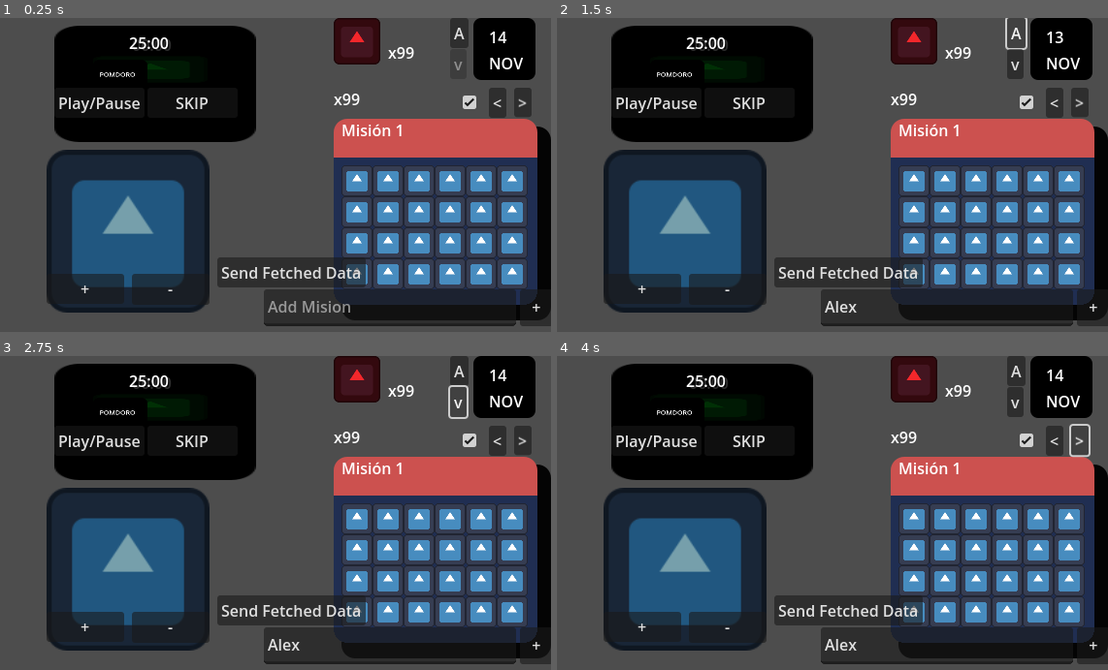
Above: before the commit, frames 1-4 (two rows, left to right).
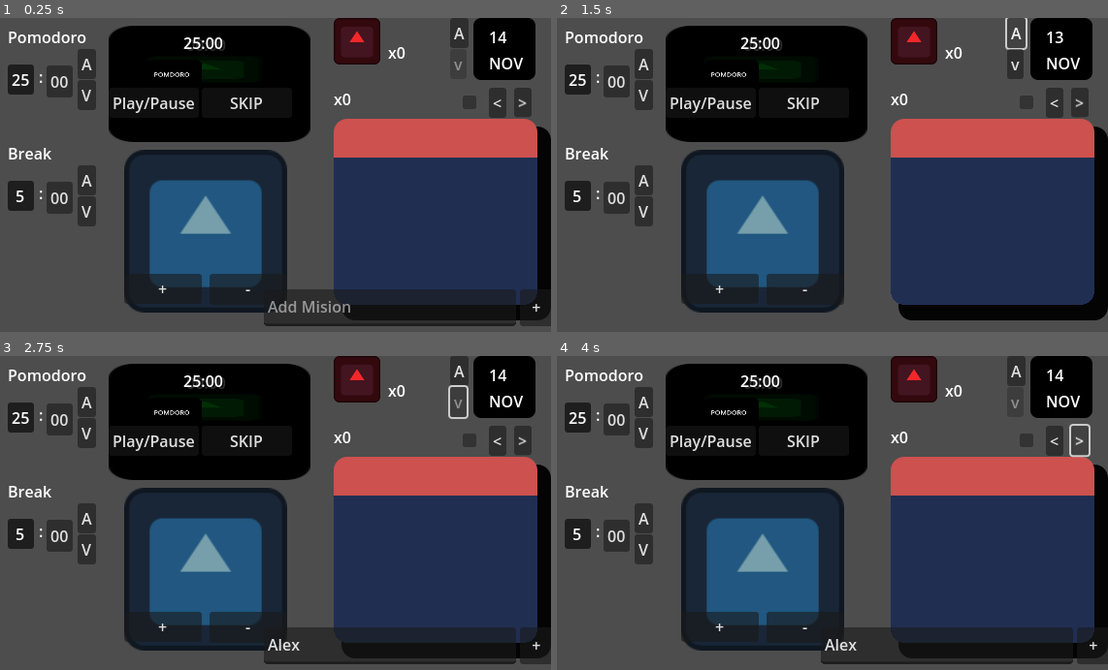
Above: after the commit, the same moments.

Repository: JesusRoberto64/PomoTempo-app
Game: Godot game, scene res://Escenas/Screens/main_screen.tscn
Same seed, same stepped clock (60 frames per second), same inputs: the game is played once before the commit and once after it. The engine's default icon, where the game draws it, is replaced by a stand-in: a white triangle on a blue panel in a dark square.
Inputs (mouse positions are in pixels of both pictures, inside the frame that each line leads up to):
- Up to frame 1 (0.25 s): no input
- Up to frame 2 (1.5 s): click (948, 306) at 0.52 s; type "Alex" at 0.6 s; click "A" at 1.25 s
- Up to frame 3 (2.75 s): click "v" at 2 s
- Up to frame 4 (4 s): click "<" at 2.75 s; click ">" at 3.5 s

The runs differ from the first frame. In frame 1, 36% of the frame differs, in the area x 1-96%, y 2-94%; in frame 2, 40%, in the area x 1-100%, y 2-99%; in frame 3, 36%; in frame 4, 36%.

Commit message:
Congrats the basic fornt and fuctionlity is almosta done

Diff:
--- a/godot-frtn/Escenas/Display/fecha_display.tscn
+++ b/godot-frtn/Escenas/Display/fecha_display.tscn
@@ -18,7 +18,7 @@
 offset_top = 24.0
 offset_right = 96.0
 offset_bottom = 47.0
-text = "x99"
+text = "x0"
 
 [node name="calendarText" type="TextureRect" parent="."]
 self_modulate = Color(0, 0, 0, 1)
--- a/godot-frtn/Escenas/Display/mision_mini_panel.tscn
+++ b/godot-frtn/Escenas/Display/mision_mini_panel.tscn
@@ -313,7 +313,7 @@
 [node name="numberLab" type="Label" parent="."]
 offset_right = 40.0
 offset_bottom = 31.0
-text = "x99"
+text = "x0"
 
 [node name="cheat" type="Button" parent="."]
 visible = false
--- a/godot-frtn/Escenas/Display/pomodoro.tscn
+++ b/godot-frtn/Escenas/Display/pomodoro.tscn
@@ -76,6 +76,6 @@
 offset_bottom = 95.0
 text = "SKIP"
 
-[connection signal="timeout" from="Timer" to="." method="_on_skip_pressed"]
+[connection signal="timeout" from="Timer" to="." method="alarm_Timeout"]
 [connection signal="pressed" from="playPause" to="." method="_on_play_pause_pressed"]
 [connection signal="pressed" from="skip" to="." method="_on_skip_pressed"]
--- /dev/null
+++ b/godot-frtn/Escenas/Display/timer_seter.tscn
@@ -0,0 +1,54 @@
+[gd_scene load_steps=2 format=3 uid="uid://bwsvr1rujp3an"]
+
+[ext_resource type="Script" path="res://Logica/timer_seter.gd" id="1_k1vjs"]
+
+[node name="Timer_Seter" type="Node2D"]
+script = ExtResource("1_k1vjs")
+
+[node name="seterLab" type="Label" parent="."]
+offset_right = 40.0
+offset_bottom = 23.0
+text = "Timer Seter"
+
+[node name="points" type="Label" parent="."]
+offset_left = 32.0
+offset_top = 41.0
+offset_right = 40.0
+offset_bottom = 64.0
+text = ":"
+
+[node name="Up" type="Button" parent="."]
+offset_left = 72.0
+offset_top = 24.0
+offset_right = 91.0
+offset_bottom = 55.0
+text = "A"
+
+[node name="Down" type="Button" parent="."]
+offset_left = 72.0
+offset_top = 56.0
+offset_right = 91.0
+offset_bottom = 87.0
+text = "V"
+
+[node name="MinuteBtn" type="Button" parent="."]
+offset_top = 40.0
+offset_right = 27.0
+offset_bottom = 71.0
+toggle_mode = true
+button_pressed = true
+text = "00"
+
+[node name="SecdsBtsn" type="Button" parent="."]
+offset_left = 40.0
+offset_top = 41.0
+offset_right = 67.0
+offset_bottom = 74.0
+toggle_mode = true
+text = "00
+"
+
+[connection signal="pressed" from="Up" to="." method="_on_up_pressed"]
+[connection signal="pressed" from="Down" to="." method="_on_down_pressed"]
+[connection signal="toggled" from="MinuteBtn" to="." method="_on_minute_btn_toggled"]
+[connection signal="toggled" from="SecdsBtsn" to="." method="_on_secds_btsn_toggled"]
--- a/godot-frtn/Escenas/Screens/main_screen.tscn
+++ b/godot-frtn/Escenas/Screens/main_screen.tscn
@@ -7,6 +7,8 @@
 [ext_resource type="PackedScene" uid="uid://djavrnimm0hwa" path="res://Escenas/Display/mision_mini_panel.tscn" id="4_on8gy"]
 [ext_resource type="PackedScene" uid="uid://bwjitqx3ash3u" path="res://Escenas/Display/add_mision.tscn" id="5_er0ne"]
 [ext_resource type="Script" path="res://Logica/dummie_response.gd" id="6_p75cs"]
+[ext_resource type="Script" path="res://Logica/Client/ParsedClient.gd" id="8_1tnpm"]
+[ext_resource type="PackedScene" uid="uid://bwsvr1rujp3an" path="res://Escenas/Display/timer_seter.tscn" id="9_as0sm"]
 
 [node name="MainScreen" type="Node2D"]
 script = ExtResource("1_45agk")
@@ -15,13 +17,15 @@
 position = Vector2(352, 0)
 
 [node name="Pomodoro" parent="." instance=ExtResource("1_wi186")]
-position = Vector2(64, 8)
+position = Vector2(120, 8)
 
 [node name="Alarm" parent="." instance=ExtResource("2_jbx1w")]
-position = Vector2(56, 136)
+position = Vector2(136, 136)
 
 [node name="MisionMiniPanel" parent="." instance=ExtResource("4_on8gy")]
 position = Vector2(352, 72)
+misiones = []
+pomoArr = []
 
 [node name="AddMision" parent="." instance=ExtResource("5_er0ne")]
 offset_left = 280.0
@@ -29,7 +33,11 @@
 offset_right = 578.0
 offset_bottom = 318.0
 
+[node name="ParsedClient" type="Node" parent="."]
+script = ExtResource("8_1tnpm")
+
 [node name="DummieResponse" type="Node2D" parent="."]
+visible = false
 position = Vector2(232, 247)
 script = ExtResource("6_p75cs")
 mision_array = ["new 1", "new 2", "new 3"]
@@ -41,5 +49,12 @@
 offset_bottom = 31.0
 text = "Send Fetched Data"
 
-[connection signal="send_Fetched" from="DummieResponse" to="MisionMiniPanel" method="fetch_Misions"]
+[node name="Timer_Seter_Pomodoro" parent="." instance=ExtResource("9_as0sm")]
+position = Vector2(16, 8)
+
+[node name="Timer_Seter_Break" parent="." instance=ExtResource("9_as0sm")]
+position = Vector2(16, 128)
+minutes = 5
+setName = "Break"
+
 [connection signal="pressed" from="DummieResponse/ButtonFetched" to="DummieResponse" method="_on_button_pressed"]
--- a/godot-frtn/Logica/AddMision.gd
+++ b/godot-frtn/Logica/AddMision.gd
@@ -2,7 +2,7 @@
 
 enum STATE {SHOW, HIDE, WITHTEXT}
 
-@onready var textEdit = $TextEdit
+@onready var textEdit: TextEdit = $TextEdit
 @onready var button = $Button
 
 signal send_Request(update, mode, id)
@@ -44,3 +44,9 @@
 	else:
 		#SUCCES
 		print("SUCCES")
+
+func disble_Add():
+	textEdit.set_editable(false)
+
+func enable_Add():
+	textEdit.set_editable(false)
--- /dev/null
+++ b/godot-frtn/Logica/Client/ParsedClient.gd
@@ -0,0 +1,30 @@
+extends Node
+
+signal send_Pomo_Date(_pomo: int)
+signal send_Mision_Pomo(misionArr, pomoArr)
+
+signal theres_Record
+signal no_Record
+
+var idCurrentDate = null
+
+#with fetched data of the 30s days
+# Get the id from a Date main stream of requisitions
+func response_Id_Date(_req):
+	if Fechas01.registers.has(_req):
+		idCurrentDate = Fechas01.registers[_req].id
+		send_Pomo_Date.emit(Fechas01.registers[_req].pomodoro)
+		get_Fetch_Panel_Data(idCurrentDate)
+		theres_Record.emit()
+	else:
+		no_Record.emit()
+
+func get_Fetch_Panel_Data(_id):
+	var fetchedDict = FechasMisionRegistro.register[_id]
+	var misiones = []
+	var pomodoros = []
+	for i in fetchedDict.keys():
+		misiones.append(Misiones.register[i])
+		pomodoros.append(fetchedDict[i])
+
+	send_Mision_Pomo.emit(misiones, pomodoros)
--- /dev/null
+++ b/godot-frtn/Logica/DataBaseModels/Fechas.gd
@@ -0,0 +1,11 @@
+extends Node
+#Fechas registes to fetch
+var registers = {
+	"2024-07-01" : {"id": 0, "pomodoro": 5 },
+	"2024-07-02" : {"id": 1, "pomodoro": 8 },
+	"2024-07-03" : {"id": 2, "pomodoro": 13 },
+	"2024-07-04" : {"id": 3, "pomodoro": 18 },
+	"2024-07-05" : {"id": 4, "pomodoro": 16 },
+	"2024-07-06" : {"id": 5, "pomodoro": 15 },
+	"2024-07-07" : {"id": 6, "pomodoro": 5 },
+}
--- /dev/null
+++ b/godot-frtn/Logica/DataBaseModels/Misiones.gd
@@ -0,0 +1,8 @@
+extends Node
+#Registro de las misiones seleccionadas estas se pueden borrar
+var register = {
+	0: "Misión 1",
+	1: "Misión 2",
+	2: "Misión 3",
+	3: "PomoTempo",
+}
--- /dev/null
+++ b/godot-frtn/Logica/DataBaseModels/RegistroMision.gd
@@ -0,0 +1,9 @@
+extends Node
+#Registro de misiones con pomodoro, esta no se puede borrar a menos de que
+# no exista pomodoro y no allá del mismo nombre en la tabla de misiones
+var register = {
+	0: { "mision": "Misión 1", "pomodoro": 0 },
+	1: { "mision": "Misión 2", "pomodoro": 0 },
+	2: { "mision": "Misión 3", "pomodoro": 0 },
+	3: { "mision": "PomoTempo", "pomodoro": 0 },
+}
--- /dev/null
+++ b/godot-frtn/Logica/DataBaseModels/fechas_mision_registro.gd
@@ -0,0 +1,12 @@
+extends Node
+#Fechas id(int) : {idMisiones(Array) : pomdotos(in), etc... }
+# Im serching to register pomodotos per mision per date(fecha)
+var register = {
+	0 : { 0:2, 1:3 },
+	1 : { 2:4 },
+	2 : { 2:10, 3:3 },
+	3 : { 2:10, 3:3 },
+	4 : { 0:4, 1:4, 2:4, 3:4 },
+	5 : { 3:15 },
+	6 : { 0:5 }
+}
--- a/godot-frtn/Logica/dummie_response.gd
+++ b/godot-frtn/Logica/dummie_response.gd
@@ -7,4 +7,3 @@
 
 func _on_button_pressed():
 	send_Fetched.emit(mision_array,pomo_arry)
-	pass # Replace with function body.
--- a/godot-frtn/Logica/fecha_display.gd
+++ b/godot-frtn/Logica/fecha_display.gd
@@ -15,7 +15,9 @@
 
 @onready var DateArith = $DateArithmethics
 
-signal send_Date_Req
+signal send_Date_Req(_date)
+signal is_Today(_bool)
+
 
 func _ready():
 	var t = Time.get_date_dict_from_system()
@@ -25,10 +27,12 @@
 	#Format Date is "YEAR-Month-Day" in integers Ex. 2024-01-01
 	#parse_date is use to convert Time dictionary same as the Database format
 	#format_date is use to draw in the UI as calendar returning strings
-	process_Date(today)
+	#process_Date(today)
+	call_deferred("process_Date", today)
 
 func process_Date(_curDate):
 	var formated_Date = format_Date(_curDate)
+	send_Date_Req.emit(formated_Date)
 	parse_Date(formated_Date)
 
 #Get today date & Change format date
@@ -43,7 +47,6 @@
 	# the first parameter character, in this case "-", but normally is use "/"
 	var month = _date.get_slice("-",1)
 	var day = _date.get_slice("-",2)
-
 	#convert the integer from month in string from the mesDict
 	monthLab.text = monDict[int(month)]
 	dayLab.text = day
@@ -53,16 +56,23 @@
 	# To enable forward button
 	if currentDay == today:
 		forwardBtn.disabled = false
+	set_Pomodoro(0)
 	currentDay = DateArith.add_days(currentDay, -1)
 	process_Date(currentDay)
+	print("is NOT today")
+	is_Today.emit(false)
 
 func _on_forwar_pressed():#Days After
+	set_Pomodoro(0)
+	currentDay = DateArith.add_days(currentDay, 1)
+	process_Date(currentDay)
 	#To dont display days after today.
 	if currentDay == today:
 		forwardBtn.disabled = true
-		return
-	currentDay = DateArith.add_days(currentDay, 1)
-	process_Date(currentDay)
+		is_Today.emit(true)
+	else:
+		is_Today.emit(false)
+
 
 func set_Pomodoro(_pomodoro: int):
 	pomodoro = _pomodoro
--- a/godot-frtn/Logica/main_screen.gd
+++ b/godot-frtn/Logica/main_screen.gd
@@ -4,10 +4,36 @@
 @onready var Alarm = $Alarm
 @onready var PanelMision = $MisionMiniPanel
 @onready var AddMision = $AddMision
+@onready var DateDisplay = $Fecha_Display
+@onready var timerSeterPomo = $Timer_Seter_Pomodoro
+@onready var timerSeterBreak = $Timer_Seter_Break
+
+#Clients
+@onready var client = $ParsedClient
 
 func _ready():
+	Pomodoro.pomodoro_alarm.connect(PanelMision.add_Pomodoro)
+	Pomodoro.pomodoro_alarm.connect(DateDisplay.add_Pomodoro)
 	Pomodoro.pomodoro_alarm.connect(Alarm.pomodoro_Alarm)
 	Pomodoro.break_alarm.connect(Alarm.break_Alarm)
-	Pomodoro.pomodoro_alarm.connect(PanelMision.add_Pomodoro)
 
 	AddMision.send_Mision.connect(PanelMision.add_Mision)
+
+	DateDisplay.send_Date_Req.connect(client.response_Id_Date)
+	DateDisplay.is_Today.connect(set_Today)
+
+	client.send_Mision_Pomo.connect(PanelMision.fetch_Misions)
+	client.send_Pomo_Date.connect(DateDisplay.set_Pomodoro)
+	client.no_Record.connect(no_Record)
+
+	timerSeterPomo.set_Timer.connect(Pomodoro.set_Pomodoro_Timer)
+	timerSeterBreak.set_Timer.connect(Pomodoro.set_Break_Timer)
+
+func no_Record():
+	PanelMision.reset_Panel()
+
+func set_Today(_bool):
+	if _bool:
+		AddMision.show()
+	else:
+		AddMision.hide()
--- a/godot-frtn/Logica/mision_mini_panel.gd
+++ b/godot-frtn/Logica/mision_mini_panel.gd
@@ -16,12 +16,8 @@
 var curPanel = 0
 var curMision = 0
 
-func _ready():
-	titleLabel.text = misiones[curPanel]
-	set_Selected_Mision()
-	get_Pomodoros_Mision(pomoArr[curPanel])
-
 func _on_back_pressed():
+	if misiones.size() == 0: return
 	var nextIndx = curPanel - 1
 	#Basic logic to dont let module % return a negative number
 	curPanel = (nextIndx % misiones.size() + misiones.size()) % misiones.size()
@@ -30,6 +26,7 @@
 	get_Pomodoros_Mision(pomoArr[curPanel])
 
 func _on_forward_pressed():
+	if misiones.size() == 0: return
 	var nextIndx = curPanel + 1
 	titleLabel.text = misiones[nextIndx % misiones.size()]
 	curPanel = nextIndx % misiones.size()
@@ -65,7 +62,6 @@
 	for i in range(_pomodoros):
 		pomoPanel.get_child(i).show()
 
-#
 func fetch_Misions(_misiones, _pomodoros):
 	if _misiones.size() == 0:
 		print("Error empty array")
@@ -84,7 +80,6 @@
 	set_Selected_Mision()
 	get_Pomodoros_Mision(pomoArr[curPanel])
 
-
 func add_Mision(_new):
 	if typeof(_new) == TYPE_STRING:
 		misiones.append(_new)
@@ -100,6 +95,7 @@
 	get_Pomodoros_Mision(pomoArr[curPanel])
 
 func add_Pomodoro():
+	if misiones.size() == 0: return
 	pomoArr[curMision] += 1
 
 	curPanel = curMision
@@ -107,3 +103,8 @@
 
 	get_Pomodoros_Mision(pomoArr[curPanel])
 	set_Selected_Mision()
+
+func reset_Panel():
+	for i in pomoPanel.get_children():
+		i.hide()
+	numberLab.text = "x0"
--- a/godot-frtn/Logica/pomodoro.gd
+++ b/godot-frtn/Logica/pomodoro.gd
@@ -61,16 +61,14 @@
 		curState = STATE.PAUSE
 	playPauseBtn.release_focus()
 
-func _on_skip_pressed():
+func change_Pomodoro_State():
 	if curPomoState == POMOSTATE.POMODORO:
-		if !timer.is_paused(): emit_signal("pomodoro_alarm")
 		curPomoState = POMOSTATE.BREAK
 		labPomodoro.hide()
 		labBreak.show()
 		timer.wait_time = Break
 		holdTime = Break
 	else:
-		if !timer.is_paused(): emit_signal("break_alarm")
 		curPomoState = POMOSTATE.POMODORO
 		labPomodoro.show()
 		labBreak.hide()
@@ -82,3 +80,25 @@
 	skipBtn.release_focus()
 	timer.stop()
 	curState = STATE.SKIP
+
+func _on_skip_pressed():
+	change_Pomodoro_State()
+
+func alarm_Timeout():
+	if curPomoState == POMOSTATE.POMODORO:
+		pomodoro_alarm.emit()
+	else:
+		break_alarm.emit()
+	change_Pomodoro_State()
+
+func set_Pomodoro_Timer(_time):
+	Pomodoro = _time
+	timer.wait_time = Pomodoro
+	if curPomoState == POMOSTATE.POMODORO:
+		holdTime = Pomodoro
+
+func set_Break_Timer(_time):
+	Break = _time
+	timer.wait_time = Break
+	if curPomoState == POMOSTATE.BREAK:
+		holdTime = Break
--- /dev/null
+++ b/godot-frtn/Logica/timer_seter.gd
@@ -0,0 +1,57 @@
+extends Node2D
+
+@onready var titlLab = $seterLab
+
+@onready var upBtn = $Up
+@onready  var downBtn = $Down
+
+@onready var minuteBtn = $MinuteBtn
+@onready var secBtn = $SecdsBtsn
+
+@export var minutes = 25
+@export var seconds = 0
+@export var setName = "Pomodoro"
+
+signal set_Timer(_time)
+
+func _ready():
+	minuteBtn.text = str(minutes)
+	titlLab.text = setName
+
+func _on_up_pressed():
+	if minuteBtn.button_pressed:
+		minutes += 1
+		if minutes > 59:
+			minutes = 0
+		minuteBtn.text = "%02d" % minutes
+	elif  secBtn.button_pressed:
+		seconds += 1
+		if seconds > 59:
+			seconds = 1
+		secBtn.text = "%02d" % seconds
+	send_To_Second(minutes,seconds)
+
+func _on_down_pressed():
+	if minuteBtn.button_pressed:
+		minutes -= 1
+		if minutes < 0:
+			minutes = 59
+		minuteBtn.text = "%02d" % minutes
+	elif  secBtn.button_pressed:
+		seconds -= 1
+		if seconds < 1:
+			seconds = 59
+		secBtn.text = "%02d" % seconds
+	send_To_Second(minutes,seconds)
+
+func _on_minute_btn_toggled(toggled_on):
+	if toggled_on:
+		secBtn.button_pressed = false
+
+func _on_secds_btsn_toggled(toggled_on):
+	if toggled_on:
+		minuteBtn.button_pressed = false
+
+func send_To_Second(_min, _sec):
+	var t = (_min*60) + _sec
+	set_Timer.emit(t)
--- a/godot-frtn/project.godot
+++ b/godot-frtn/project.godot
@@ -15,6 +15,13 @@
 config/features=PackedStringArray("4.2", "GL Compatibility")
 config/icon="res://icon.svg"
 
+[autoload]
+
+Fechas01="*res://Logica/DataBaseModels/Fechas.gd"
+Misiones="*res://Logica/DataBaseModels/Misiones.gd"
+MisionesRegister="*res://Logica/DataBaseModels/RegistroMision.gd"
+FechasMisionRegistro="*res://Logica/DataBaseModels/fechas_mision_registro.gd"
+
 [display]
 
 window/size/viewport_width=576
Not shown: 1 places in godot-frtn/Escenas/Screens/main_screen.tscn that only renumber resources
